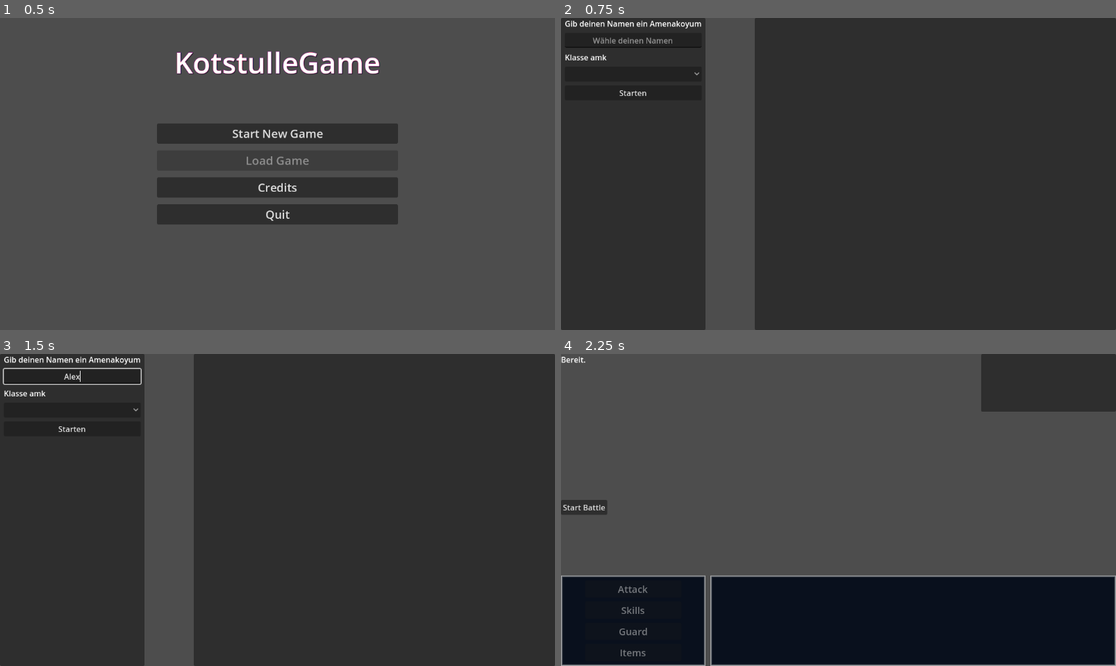
Above: before the commit, frames 1-4 (two rows, left to right).
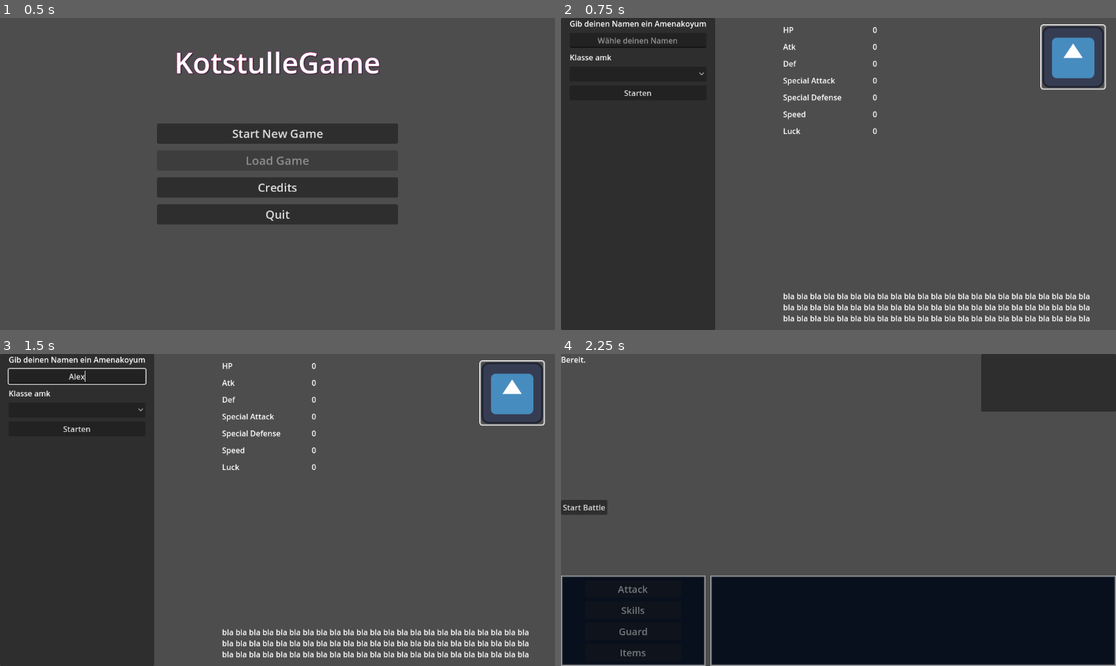
Above: after the commit, the same moments.

Repository: Marv0407/kotstulle-game
Game: Godot game, scene res://scenes/control.tscn
Same seed, same stepped clock (60 frames per second), same inputs: the game is played once before the commit and once after it. The engine's default icon, where the game draws it, is replaced by a stand-in: a white triangle on a blue panel in a dark square.
Inputs (mouse positions are in pixels of both pictures, inside the frame that each line leads up to):
- Up to frame 1 (0.5 s): no input
- Up to frame 2 (0.75 s): click "Start New Game" at 0.5 s
- Up to frame 3 (1.5 s): click (72, 375) at 1.27 s; type "Alex" at 1.35 s
- Up to frame 4 (2.25 s): click "Starten" at 2 s

Frame 1 is identical in both runs. In frame 2, 67% of the frame differs, in the area x 0-100%, y 0-100%; in frame 3, 67%; in frame 4, nothing differs.

Commit message:
Refactor CharacterCreator UI, add description
Rework CharacterCreator.tscn layout to use anchors, containers and style resources: added StyleBoxFlat subresources, theme overrides, GridContainer for stat labels, a PanelContainer with styled portrait (TextureRect) using new icon.svg resource, and adjusted anchors/offsets for responsive layout. In scripts/char_data.gd added an exported description:String for character metadata and left skills export intact.

Diff:
--- a/scenes/CharacterCreator.tscn
+++ b/scenes/CharacterCreator.tscn
@@ -1,6 +1,28 @@
-[gd_scene load_steps=2 format=3 uid="uid://ctjayfbve77hy"]
+[gd_scene load_steps=5 format=3 uid="uid://ctjayfbve77hy"]
 
 [ext_resource type="Script" uid="uid://bu0rvty4a0k12" path="res://character_creator.gd" id="1_bxgve"]
+[ext_resource type="Texture2D" uid="uid://do6usik1g3hr0" path="res://icon.svg" id="2_esd1d"]
+
+[sub_resource type="StyleBoxFlat" id="StyleBoxFlat_esd1d"]
+content_margin_left = 6.0
+content_margin_top = 6.0
+content_margin_right = 12.0
+content_margin_bottom = 12.0
+draw_center = false
+
+[sub_resource type="StyleBoxFlat" id="StyleBoxFlat_ksois"]
+bg_color = Color(0.25565878, 0.2556588, 0.2556587, 1)
+draw_center = false
+border_width_left = 4
+border_width_top = 4
+border_width_right = 4
+border_width_bottom = 4
+border_color = Color(1, 1, 1, 1)
+border_blend = true
+corner_radius_top_left = 6
+corner_radius_top_right = 6
+corner_radius_bottom_right = 6
+corner_radius_bottom_left = 6
 
 [node name="CharacterCreator" type="Control"]
 layout_mode = 3
@@ -12,10 +34,11 @@
 script = ExtResource("1_bxgve")
 
 [node name="Panel" type="Panel" parent="."]
-custom_minimum_size = Vector2(300, 648)
 layout_mode = 1
-offset_right = 300.0
-offset_bottom = 648.0
+anchors_preset = 9
+anchor_bottom = 1.0
+offset_right = 320.0
+grow_vertical = 2
 
 [node name="VBoxContainer" type="VBoxContainer" parent="Panel"]
 layout_mode = 1
@@ -58,55 +81,106 @@
 text = "Starten"
 
 [node name="Panel2" type="Panel" parent="."]
-custom_minimum_size = Vector2(750, 648)
+layout_mode = 1
+anchors_preset = -1
+anchor_left = 0.4
+anchor_top = 0.02
+anchor_right = 0.98
+anchor_bottom = 0.98
+grow_horizontal = 0
+grow_vertical = 2
+theme_override_styles/panel = SubResource("StyleBoxFlat_esd1d")
+
+[node name="GridContainer" type="GridContainer" parent="Panel2"]
+layout_mode = 1
+offset_right = 196.0
+offset_bottom = 233.0
+theme_override_constants/h_separation = 64
+theme_override_constants/v_separation = 12
+columns = 2
+
+[node name="HPValLabel" type="Label" parent="Panel2/GridContainer"]
+layout_mode = 2
+text = "HP"
+
+[node name="HPVal" type="Label" parent="Panel2/GridContainer"]
+layout_mode = 2
+text = "0"
+
+[node name="AtkValLabel" type="Label" parent="Panel2/GridContainer"]
+layout_mode = 2
+text = "Atk"
+
+[node name="AtkVal" type="Label" parent="Panel2/GridContainer"]
+layout_mode = 2
+text = "0"
+
+[node name="DefValLabel" type="Label" parent="Panel2/GridContainer"]
+layout_mode = 2
+text = "Def"
+
+[node name="DefVal" type="Label" parent="Panel2/GridContainer"]
+layout_mode = 2
+text = "0"
+
+[node name="SPAtkValLabel" type="Label" parent="Panel2/GridContainer"]
+layout_mode = 2
+text = "Special Attack"
+
+[node name="SPAtkVal" type="Label" parent="Panel2/GridContainer"]
+layout_mode = 2
+text = "0"
+
+[node name="SPDefValLabel" type="Label" parent="Panel2/GridContainer"]
+layout_mode = 2
+text = "Special Defense"
+
+[node name="SPDefVal" type="Label" parent="Panel2/GridContainer"]
+layout_mode = 2
+text = "0"
+
+[node name="SpeedValLabel" type="Label" parent="Panel2/GridContainer"]
+layout_mode = 2
+text = "Speed"
+
+[node name="SpeedVal" type="Label" parent="Panel2/GridContainer"]
+layout_mode = 2
+text = "0"
+
+[node name="LuckValLabel" type="Label" parent="Panel2/GridContainer"]
+layout_mode = 2
+text = "Luck"
+
+[node name="LuckVal" type="Label" parent="Panel2/GridContainer"]
+layout_mode = 2
+text = "0"
+
+[node name="ClassDescription" type="RichTextLabel" parent="Panel2"]
+layout_mode = 1
+anchors_preset = 12
+anchor_top = 1.0
+anchor_right = 1.0
+anchor_bottom = 1.0
+offset_top = -69.0
+grow_horizontal = 2
+grow_vertical = 0
+text = "bla bla bla bla bla bla bla bla bla bla bla bla bla bla bla bla bla bla bla bla bla bla bla bla bla bla bla bla bla bla bla bla bla bla bla bla bla bla bla bla bla bla bla bla bla bla bla bla bla bla bla bla bla bla bla bla bla bla bla bla bla bla bla bla bla bla bla bla bla "
+fit_content = true
+
+[node name="PanelContainer" type="PanelContainer" parent="Panel2"]
+custom_minimum_size = Vector2(126, 126)
 layout_mode = 1
 anchors_preset = 1
 anchor_left = 1.0
 anchor_right = 1.0
-offset_left = -750.0
-offset_bottom = 648.0
+offset_left = -126.0
+offset_right = 2.0
+offset_bottom = 128.0
 grow_horizontal = 0
+theme_override_styles/panel = SubResource("StyleBoxFlat_ksois")
 
-[node name="ClassDescription" type="RichTextLabel" parent="Panel2"]
-layout_mode = 0
-offset_right = 40.0
-offset_bottom = 40.0
-
-[node name="ClassPortrait" type="Sprite2D" parent="Panel2"]
-
-[node name="HPValLabel" type="Label" parent="Panel2"]
-layout_mode = 0
-offset_right = 40.0
-offset_bottom = 23.0
-
-[node name="AtkValLabel" type="Label" parent="Panel2"]
-layout_mode = 0
-offset_right = 40.0
-offset_bottom = 23.0
-
-[node name="DefValLabel" type="Label" parent="Panel2"]
-layout_mode = 0
-offset_right = 40.0
-offset_bottom = 23.0
-
-[node name="SPAtkValLabel" type="Label" parent="Panel2"]
-layout_mode = 0
-offset_right = 40.0
-offset_bottom = 23.0
-
-[node name="SPDefValLabel" type="Label" parent="Panel2"]
-layout_mode = 0
-offset_right = 40.0
-offset_bottom = 23.0
-
-[node name="LuckValLabel" type="Label" parent="Panel2"]
-layout_mode = 0
-offset_right = 40.0
-offset_bottom = 23.0
-
-[node name="SpeedValLabel" type="Label" parent="Panel2"]
-layout_mode = 0
-offset_right = 40.0
-offset_bottom = 23.0
+[node name="ClassPortrait" type="TextureRect" parent="Panel2/PanelContainer"]
+layout_mode = 2
+texture = ExtResource("2_esd1d")
 
 [connection signal="pressed" from="Panel/VBoxContainer/Button" to="." method="_on_button_pressed"]
--- a/scripts/char_data.gd
+++ b/scripts/char_data.gd
@@ -20,4 +20,5 @@
 	"PSYCHIC": 0,
 	#TODO
 }
+@export var description: String
 @export var skills: Array[SkillData] = []
